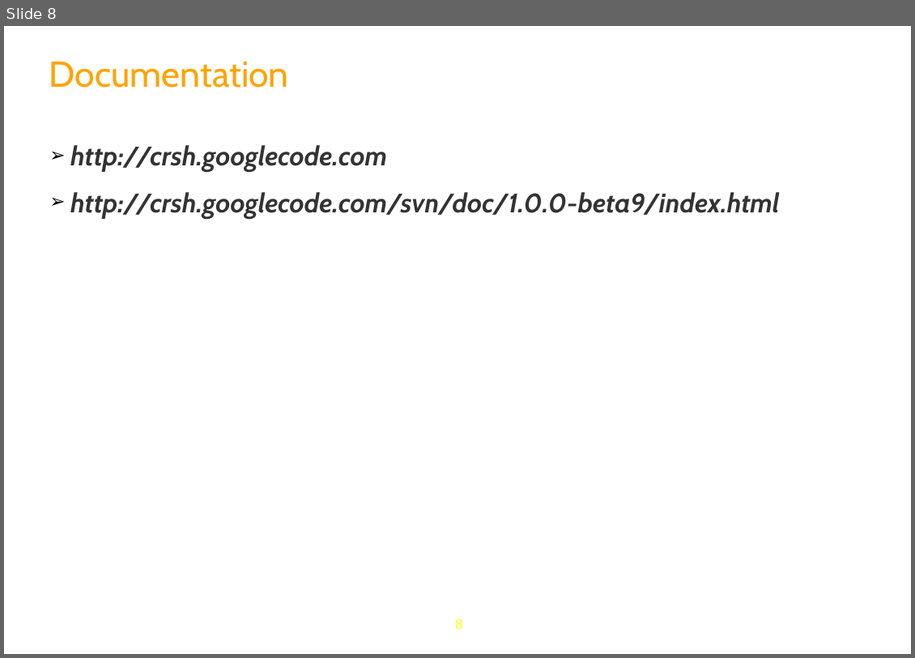
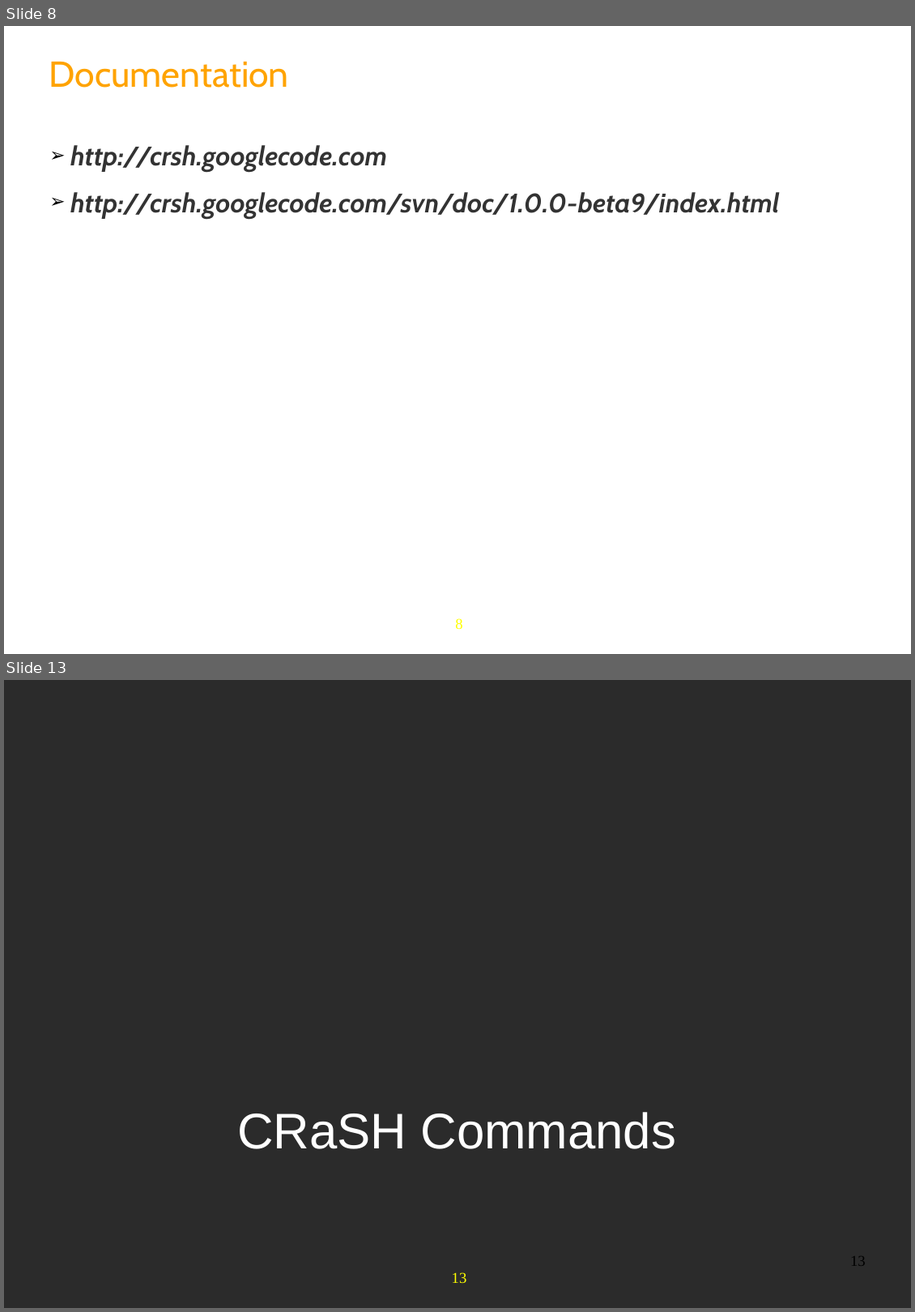
Before and after one commit to anhvurz90/training, a slide deck: exo-developer/420-crash/slides/420-CRaSH-XDev-en.pptx. Shown one above the other, each under a label of ours: slide 8 before the commit, slides 8 and 13 after it; the slides between them are not shown. The pictures are 915x658 and 915x1312 pixels, drawn with LibreOffice and Linux fonts; fonts in the diff are those of the drawing; background and template pictures are left out; a plain dark background stands for a picture behind light text. Boxes give left, top, right and bottom in pixels: in the first picture for what was removed or moved away, otherwise in the second. Text is boxed around its words. In the diff, an @@ line names an element or a change of style, - is before the commit and + after.

```diff
--- a/exo-developer/420-crash/slides/420-CRaSH-XDev-en.pptx
+++ b/exo-developer/420-crash/slides/420-CRaSH-XDev-en.pptx
@@ slide 13 added at (x1=4, y1=680, x2=911, y2=1308), background picture (left out); not listed: 1 template element that a slide beside it also shows @@
@@ text added at (x1=237, y1=1112, x2=677, y2=1149), 43 pt, text #FFFFFF @@
+CRaSH Commands
@@ page number added at (x1=850, y1=1257, x2=866, y2=1266), 13 pt, text #000000 @@
+13
```
Also in this commit, not shown: 9 slides changed, 9 other slides added, 8 other files.
